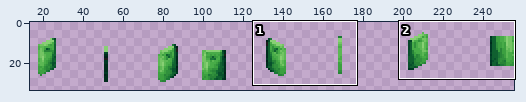
Two versions of one sprite sheet, Resources/WeaponrySprites/8thMelee/HandOb/10HumanBasicShield_hand.png. The first picture is a wide view before the edit; the outline marks the close-up.
Close-up. Before:
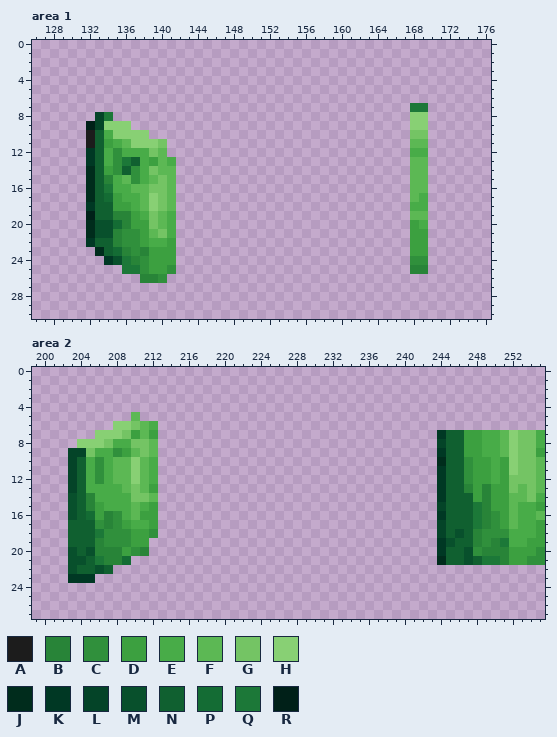
The file is 256x40 pixels. Colours within 5 levels of each other are drawn and written as one. Shown: area 1: x 126..176, y 0..30; area 2: x 199..255, y 0..27. The wide view leaves out empty margins. The commit also changed other parts of the picture, which this record leaves out.
Palette (. is transparent): A #1c1c1c  B #288438  C #30903c  D #3ca040  E #48ac48  F #5cb854  G #74c464  H #88d074  J #002c1c  K #003824  L #044428  M #08502c  N #106030  P #146c34  Q #1c7838  R #002018
Pixels before, area 1, first column x 132:
 7 ....................................QQ
 8 .LQ.................................HH
 9 RLHHH...............................HH
10 ANEHHHH.............................GG
11 ANDEFHHHG...........................FF
12 KNECEEEGF...........................EE
13 KNECQNEDFE..........................FF
14 JNDCNCEGFF..........................FF
15 JNBEFCEFGF..........................FF
16 JNQEEFFGGF..........................FF
17 JNPDEEFHGF..........................FE
18 KNNDDEFHGF..........................EE
19 RNNBBDEGFE..........................FF
20 JMMPBDDGFE..........................DE
21 JMMBCCDFGE..........................DD
22 KNNBCCDEED..........................DD
23 .JNPBCBDDD..........................DD
24 ..KMQBCDDD..........................CC
25 ....QQCDDC..........................BB
26 ......BBC.............................
Pixels before, area 2, first column x 203:
 5 .......F.............................................
 6 .....HHGFE...........................................
 7 ...HHHGDFD...............................KNNDDEEFHGGE
 8 .HHHGEEGGF...............................LNNDDEEFHGGE
 9 LLGEECDFGF...............................KNNDDEEFHGGD
10 LNECEFFHFE...............................JNNCDDEDHGGF
11 LNECEFFHFE...............................KNNCDDEDHGGF
12 LNECEFFHFE...............................KNNCDDEDGGGF
13 LNEEEEFGFD...............................KNNBDBDDGFGF
14 MNBEEEEGGF...............................KNNNDBDDFFGE
15 MNBDEEEFED...............................LNNNQBDDFEED
16 MNPDBCEFDD...............................KNNNQBCDFEEF
17 NNNCBCDEED...............................LNNNQBCDFEED
18 NNNQCCCDDC...............................LNMNBCCCEEED
19 NNNBCCCDD................................KMNNBCBQEEDD
20 MNMBBBDCB................................KNNMCBBBDDDC
21 MMNQBBP..................................JNNMNQQBDDCC
22 MNNMN................................................
23 KKK..................................................
And afterwards:
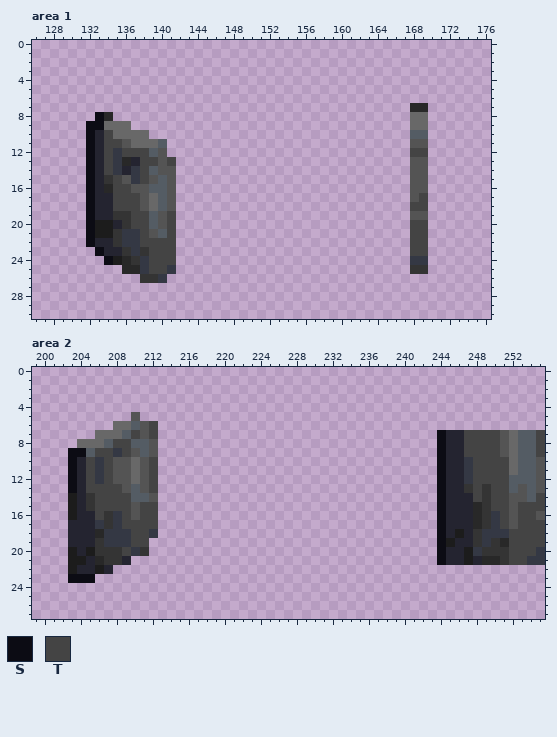
Colours new in this view: S #0c0c14  T #444444
What changed:
colour B: #288438 -> #343434
colour C: #30903c -> #343844
colour F: #5cb854 -> #545454
colour G: #74c464 -> #545c64
colour H: #88d074 -> #686868
colour N: #106030 -> #242430
colour Q: #1c7838 -> #282828
Changed rows in their new state; - is a pixel that keeps its letter.
Area 1:
first column x 132:
 8 -S------------------------------------
 9 SS------------------------------------
10 S-T-----------------------------------
11 S-TT----------------------------------
12 S-T-TTT-----------------------------TT
13 S-T---TT-T----------------------------
14 S-T---T-------------------------------
15 S--T--T-------------------------------
16 S--TT---------------------------------
17 S-NTTT-------------------------------T
18 S--TTT------------------------------TT
19 S----TT--T----------------------------
20 SAAN-TT--T--------------------------TT
21 SAA---T--T--------------------------TT
22 S-----TTTT--------------------------TT
23 -S-N---TTT--------------------------TT
24 --SA---TTT----------------------------
25 -------TT-----------------------------
Area 2:
first column x 203:
 6 ---------T-------------------------------------------
 7 -------T-T-------------------------------S--TTTT----T
 8 -----TT----------------------------------S--TTTT----T
 9 SS-TT-T----------------------------------S--TTTT----T
10 S-T-T----T-------------------------------S---TTTT----
11 S-T-T----T-------------------------------S---TTTT----
12 S-T-T----T-------------------------------S---TTTT----
13 S-TTTT---T-------------------------------S---T-TT----
14 A--TTTT----------------------------------S---T-TT---T
15 A--TTTT-TT-------------------------------S-----TT-TTT
16 A-NT--T-TT-------------------------------S------T-TT-
17 ------TTTT-------------------------------S------T-TTT
18 -------TT--------------------------------S-A-----TTTT
19 -------TT--------------------------------SA------TTTT
20 A-A---T----------------------------------S--A----TTT-
21 AA----N----------------------------------S--A----TT--
22 A--A-------------------------------------------------
23 SSS--------------------------------------------------
